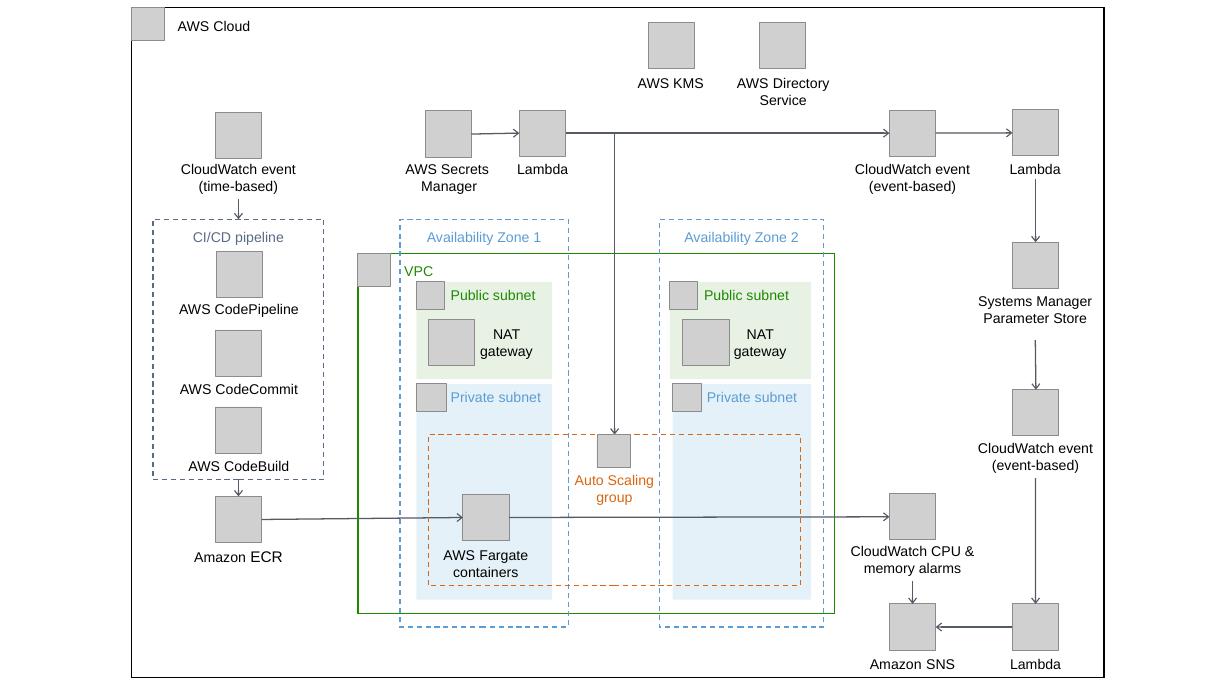
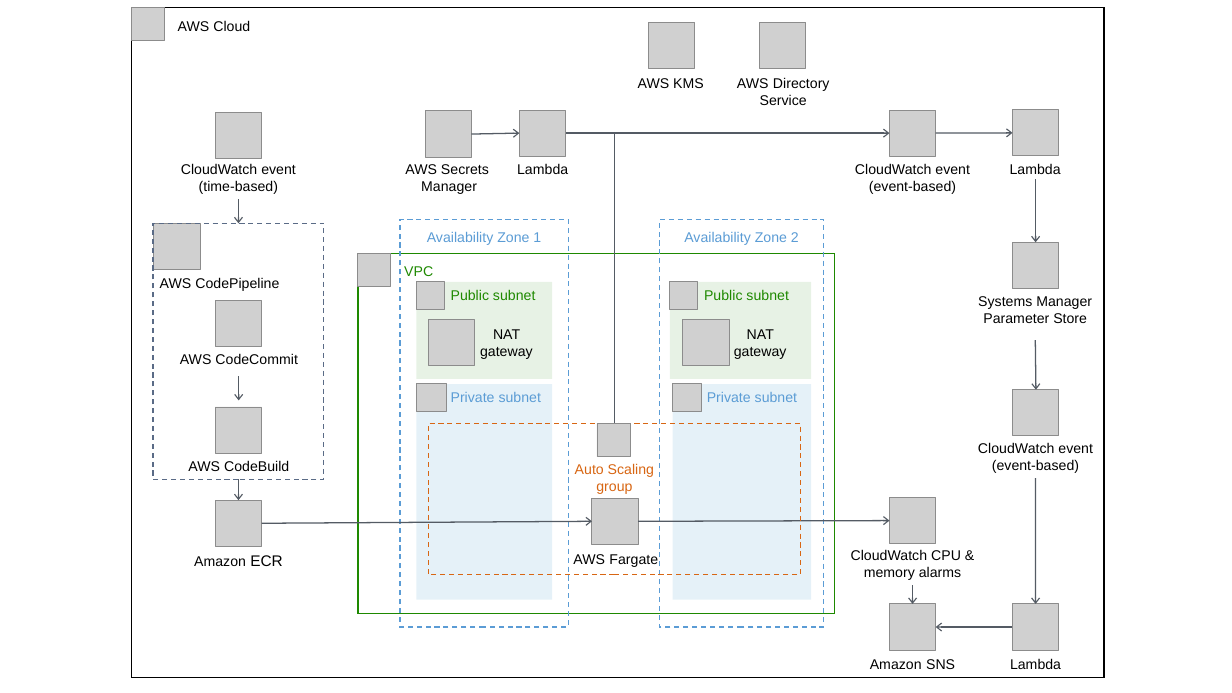
Before and after one commit to aws-quickstart/quickstart-duo-mfa, a slide deck: slide 1 of docs/images/Duo-MFA-architecture.pptx. Drawn at 1232x693 pixels with LibreOffice and Linux fonts; fonts in the diff are those of the drawing; grey boxes stand for pictures. Boxes give left, top, right and bottom in pixels: in the first picture for what was removed or moved away, otherwise in the second. Text is boxed around its words. In the diff, an @@ line names an element or a change of style, - is before the commit and + after.

```diff
--- a/docs/images/Duo-MFA-architecture.pptx
+++ b/docs/images/Duo-MFA-architecture.pptx
@@ arrow moved from (238, 219) - (238, 200) to (238, 224) - (238, 200) @@
@@ rectangle: place and size @@
-rectangle at box(153, 219, 324, 480)
+rectangle at box(153, 224, 324, 480)
@@ picture: place and size @@
-picture at box(216, 251, 262, 298)
+picture at box(154, 224, 201, 270)
@@ text in rectangle at box(193, 232, 284, 245): text removed @@
-CI/CD pipeline
@@ text "AWS CodePipeline": place and size @@
-text "AWS CodePipeline" at box(179, 303, 299, 317)
+text "AWS CodePipeline" at box(160, 277, 279, 291)
@@ text "AWS CodePipeline" at box(160, 277, 279, 291): alignment centre to left @@
@@ picture: place and size @@
-picture at box(215, 330, 262, 376)
+picture at box(215, 300, 262, 347)
@@ text "AWS CodeCommit": place and size @@
-text "AWS CodeCommit" at box(180, 383, 298, 394)
+text "AWS CodeCommit" at box(180, 353, 298, 364)
@@ arrow added from (238, 376) to (238, 400), #545B64 1 pt @@
@@ rectangle "Auto Scaling group": place and size @@
-rectangle "Auto Scaling group" at box(429, 434, 801, 586)
+rectangle "Auto Scaling group" at box(429, 423, 801, 575)
@@ picture: place and size @@
-picture at box(597, 434, 630, 468)
+picture at box(597, 423, 630, 457)
@@ arrow moved from (238, 496) - (238, 480) to (238, 500) - (238, 480) @@
@@ picture: place and size @@
-picture at box(463, 494, 509, 541)
+picture at box(592, 498, 639, 544)
@@ arrow moved from (262, 519) - (463, 518) to (262, 523) - (592, 521) @@
@@ arrow moved from (890, 517) - (509, 518) to (890, 520) - (639, 521) @@
@@ text at box(573, 554, 658, 567): text changed @@
-AWS Fargate
-containers
+AWS Fargate
@@ 2 texts, 1 picture: place and size @@
-2 texts, 1 picture at box(194, 496, 961, 576)
+2 texts, 1 picture at box(194, 500, 961, 580)
@@ arrow moved from (913, 581) - (913, 604) to (913, 585) - (913, 604) @@
```
Also in this commit, not shown: 2 other files.
